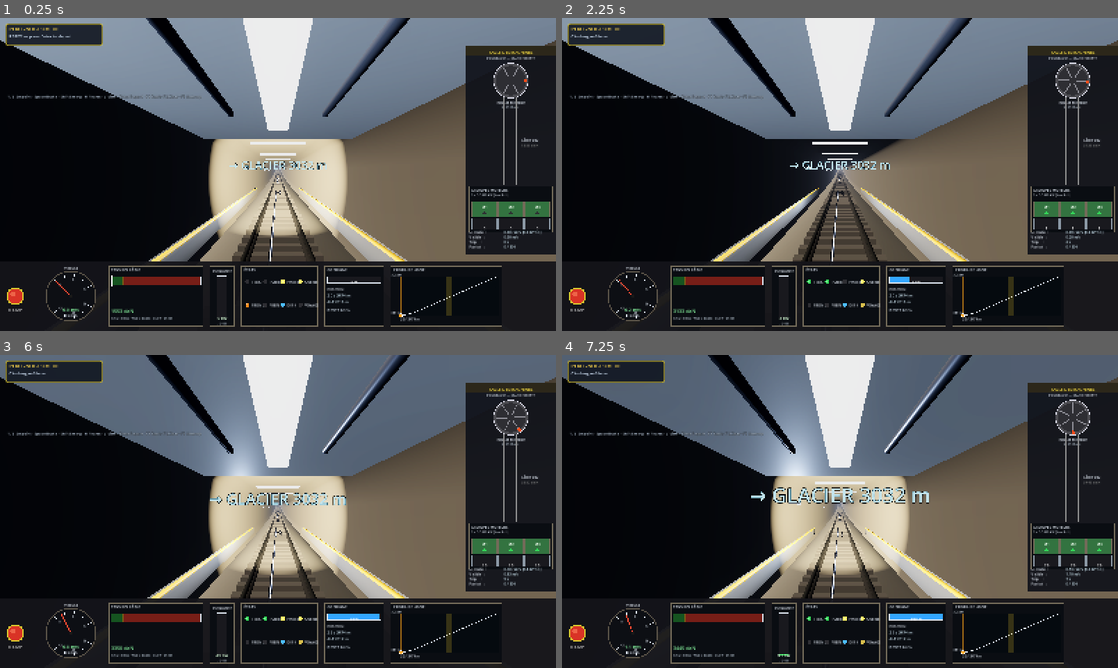
Above: before the commit, frames 1-4 (two rows, left to right).
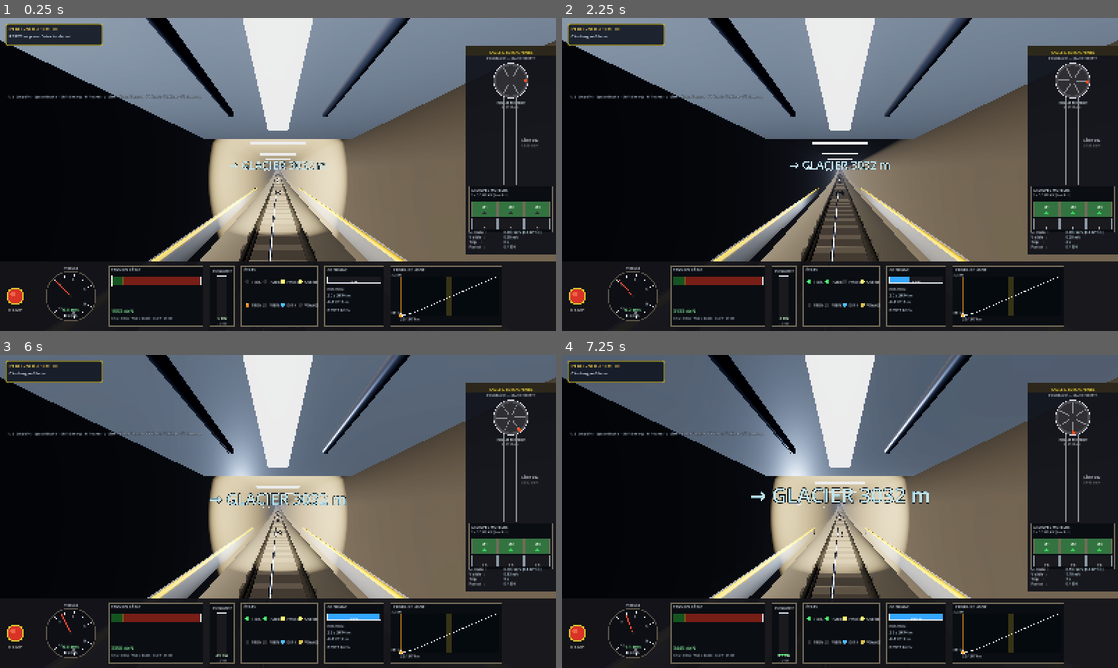
Above: after the commit, the same moments.

Repository: ARP273-ROSE/perce-neige-sim
Game: Godot game, scene res://scenes/main.tscn
The game is run twice, just before and just after one commit, with the same random seed, the same clock (stepped at 60 frames per second) and the same inputs.
Inputs:
- Up to frame 1 (0.25 s): no input
- Up to frame 2 (2.25 s): tap Enter (ready_depart) at 0.5, 1.35 s; hold Up (speed_up) 0.53-1.28 s; tap Shift (emergency) at 0.6 s; hold Space (brake) 1.28-2.03 s; hold Up (speed_up) from 2.03 s (still down); tap H (toggle_headlights) at 2.1 s
- Up to frame 3 (6 s): tap one key every 0.75 s from 2.85 s: V (toggle_view) Shift (emergency) Enter (ready_depart) H (toggle_headlights) V (toggle_view); release Up (speed_up) at 3.53 s; hold Space (brake) 3.53-5.78 s; hold Up (speed_up) from 5.78 s (still down)
- Up to frame 4 (7.25 s): keep holding Up (speed_up); tap Shift (emergency) at 6.6 s

The runs differ from the first frame. In frame 1, 0.7% of the frame differs, in the area x 41-57%, y 50-78%; in frame 2, 1.0%, in the area x 41-57%, y 49-78%; in frame 3, 0.8%; in frame 4, 0.8%.

Commit message:
fix(godot): traverses discrètes au lieu de quasi-continues
Sur les photos HD du vrai tunnel (avril 2026, frames v1_07, v1_11,
v1_15) on voit clairement que les blocs béton sous les rails sont
discrets, avec des gaps de l'ordre de 50-60 cm entre chacun.

L'ancien tuning (spacing 0.60 m, width 0.24 m → gap 0.36 m) faisait
des traverses quasi-jointives. On passe à :

  sleeper_spacing : 0.60 → 0.95 m  (gap visible ≈ 60 cm)
  sleeper_width   : 0.24 → 0.36 m  (sens voie, plus carré)
  sleeper_length  : 1.80 → 1.55 m  (juste sous les rails, débord 17.5 cm)
  sleeper_height  : 0.16 → 0.20 m  (profil béton un peu plus marqué)

Le rail reste posé au sommet de la traverse (rail_base_y suit
sleeper_height automatiquement) — pas de désync.

Diff:
--- a/godot_project/scripts/track_builder.gd
+++ b/godot_project/scripts/track_builder.gd
@@ -23,10 +23,10 @@
 @export var slab_thickness: float = 0.25     # épaisseur dalle béton
 @export var slab_width: float = 3.20         # largeur dalle (déborde sous banquettes)
 
-@export var sleeper_spacing: float = 0.60    # entraxe traverses (600 mm)
-@export var sleeper_length: float = 1.80     # longueur traverse
-@export var sleeper_width: float = 0.24      # largeur traverse
-@export var sleeper_height: float = 0.16     # épaisseur traverse
+@export var sleeper_spacing: float = 0.95    # entraxe blocs (≈ 950 mm, gaps visibles)
+@export var sleeper_length: float = 1.55     # longueur transverse (~bord à bord rails)
+@export var sleeper_width: float = 0.36      # largeur (sens voie), gap ≈ 60 cm
+@export var sleeper_height: float = 0.20     # épaisseur (un peu plus haut, profil béton apparent)
 
 @export var guide_spacing: float = 13.57     # entraxe RÉEL : 3474 m / 256 paires (source CFD)
 @export var pulley_radius: float = 0.15      # rayon poulie/galet (300 mm)
